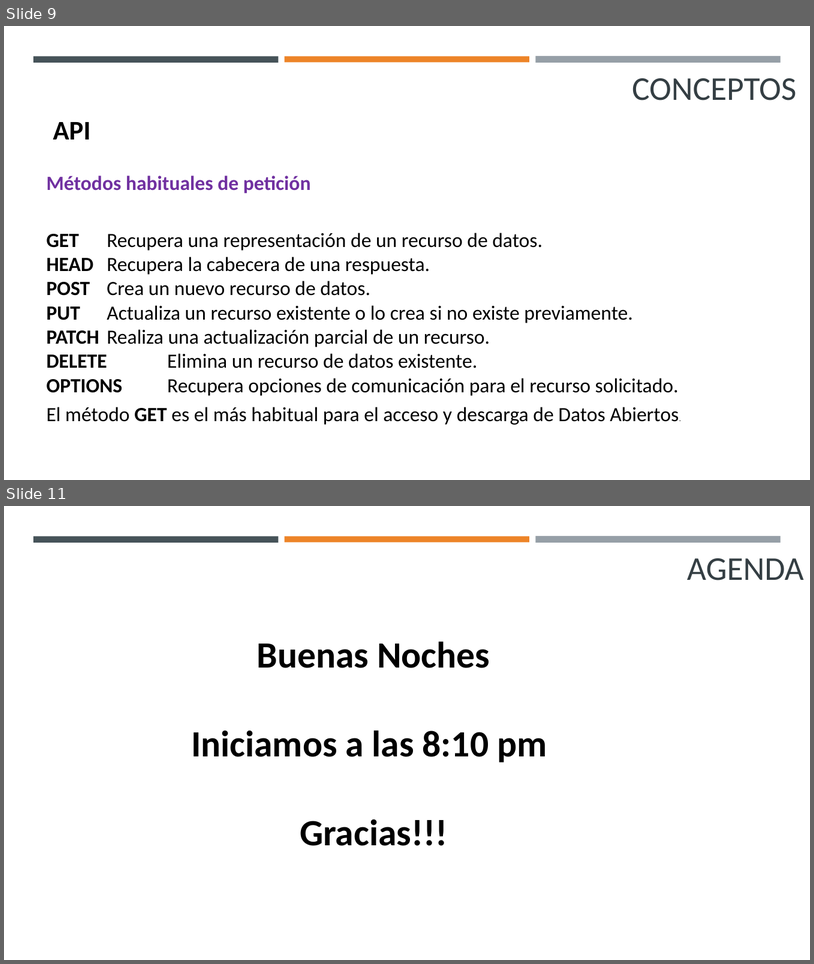
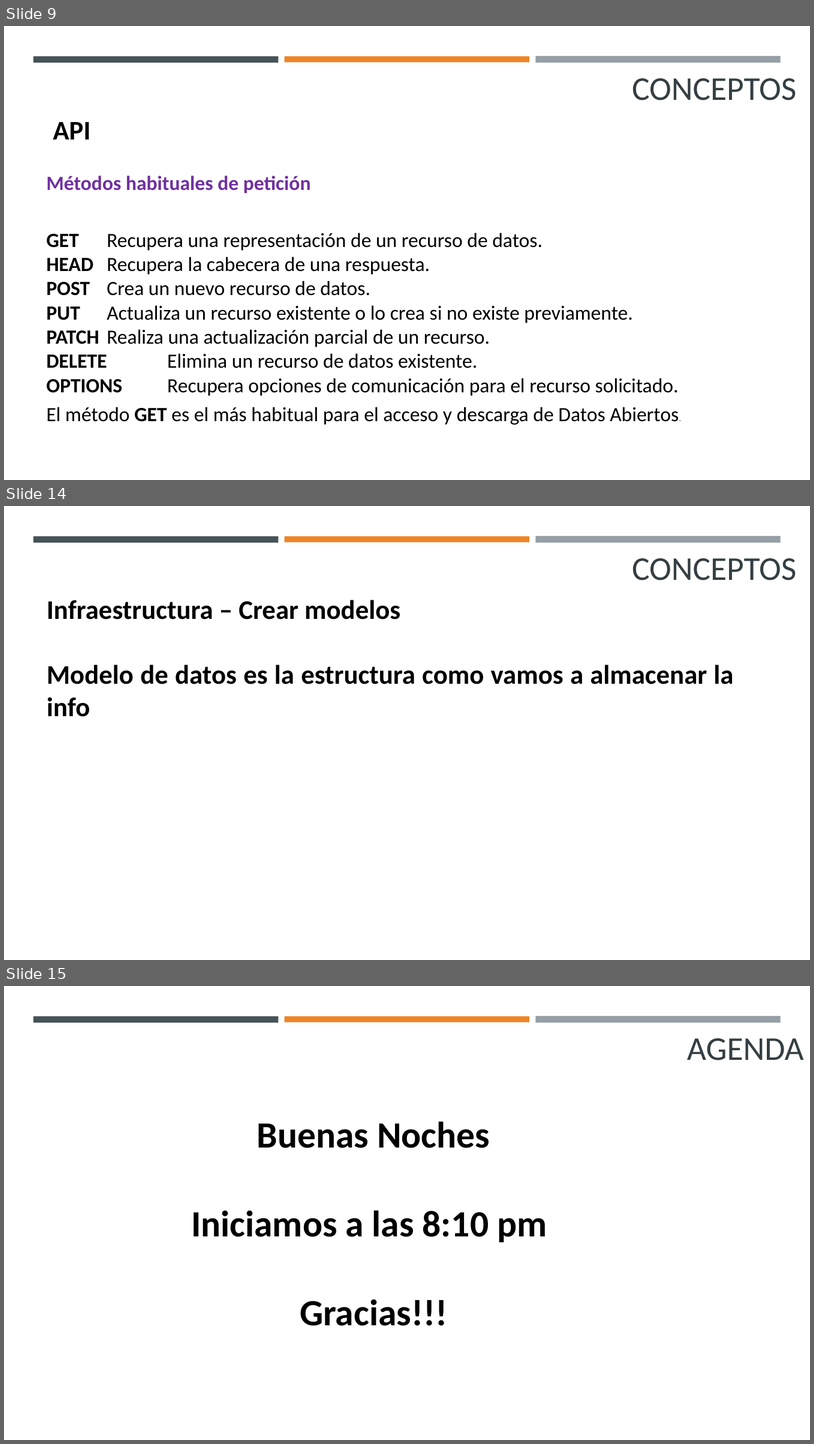
Before and after one commit to Camilobd/MinTic---Desarrollo-Web_Gr-9-10, a slide deck: Recursos/4. Express.pptx. Shown one above the other, each under a label of ours: slides 9 and 11 before the commit, slides 9, 14 and 15 after it; the slides between them are not shown. The pictures are 814x964 and 814x1444 pixels, drawn with LibreOffice and Linux fonts; fonts in the diff are those of the drawing. Boxes give left, top, right and bottom in pixels: in the first picture for what was removed or moved away, otherwise in the second. Text is boxed around its words. In the diff, an @@ line names an element or a change of style, - is before the commit and + after.

```diff
--- a/Recursos/4. Express.pptx
+++ b/Recursos/4. Express.pptx
@@ slide 14 added at (x1=4, y1=506, x2=810, y2=960), background #FFFFFF; not listed: 3 template elements that a slide beside it also shows @@
@@ title added at (x1=632, y1=558, x2=797, y2=580), 39.6 pt, text #343E43 @@
+CONCEPTOS
@@ text added at (x1=47, y1=600, x2=734, y2=717), 32 pt, text #000000, bold @@
+Infraestructura – Crear modelos
+Modelo de datos es la estructura como vamos a almacenar la info
@@ what was slide 11 is now slide 15 @@
```
Also in this commit, not shown: 1 slide changed, 4 other slides added, 1 slide removed, 22 other files.
